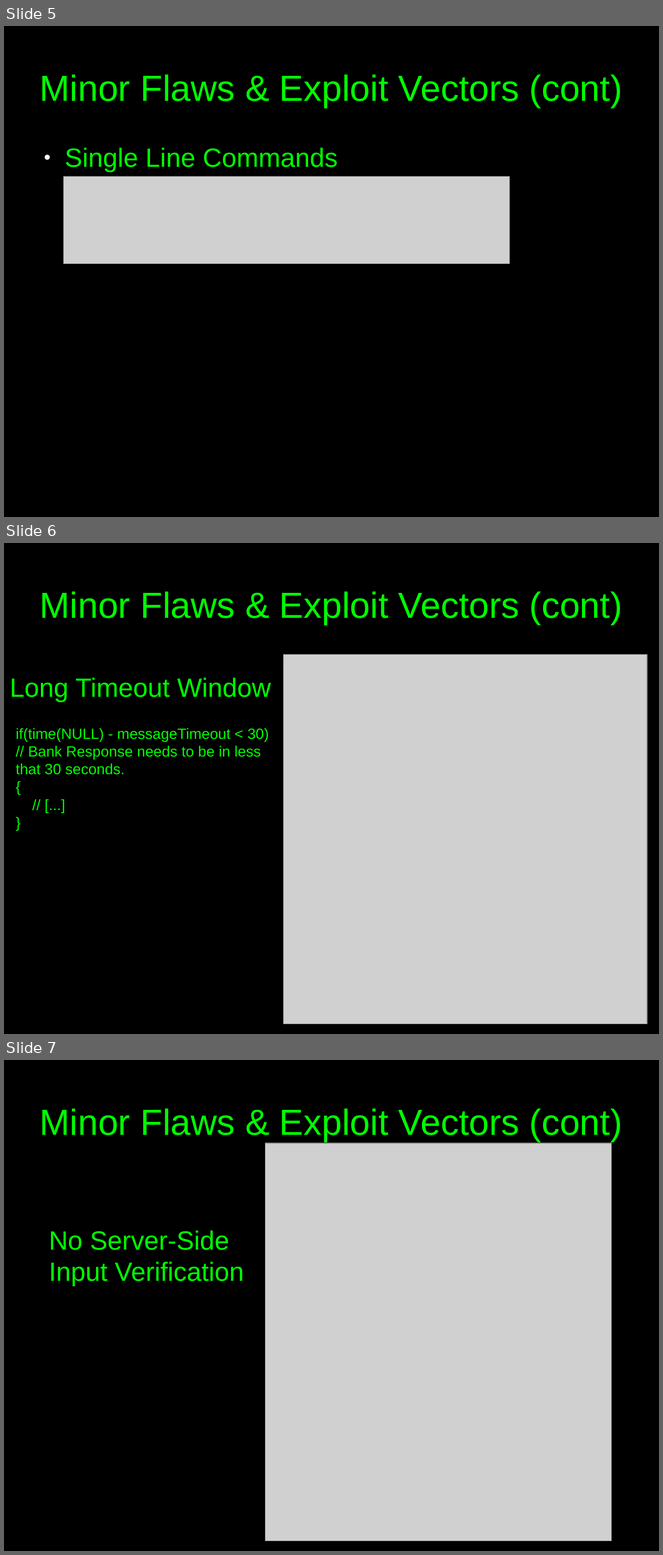
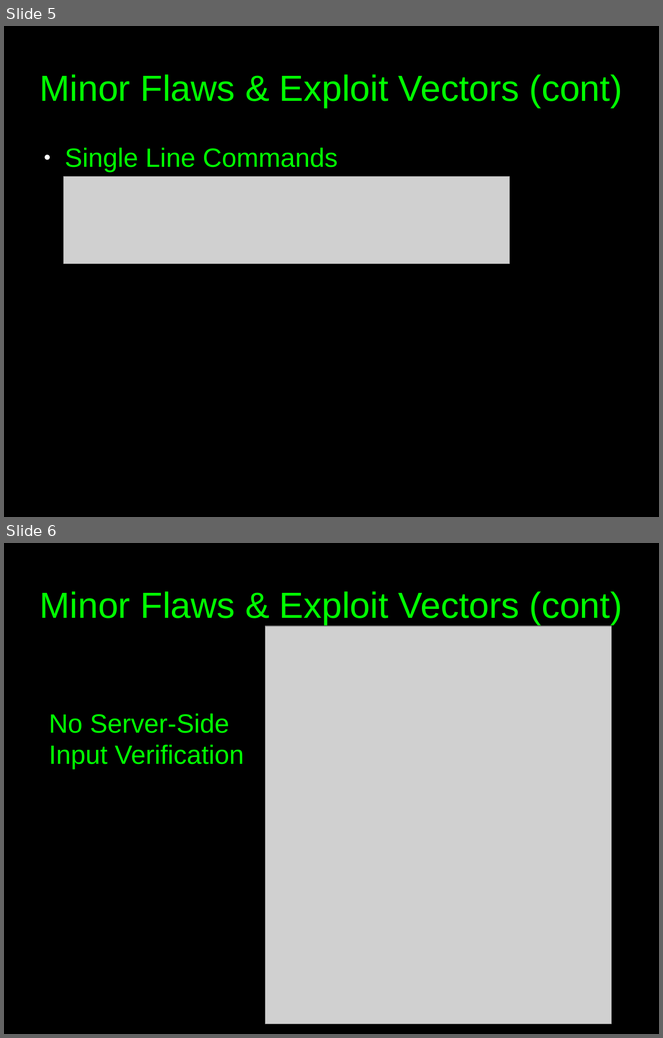
Before and after one commit to c00w/Crypto-Final-Project, a slide deck: Attack Presentation.odp. Shown one above the other, each under a label of ours: slides 5, 6 and 7 before the commit, slides 5 and 6 after it. The pictures are 663x1555 and 663x1038 pixels, drawn with LibreOffice and Linux fonts; fonts in the diff are those of the drawing; grey boxes stand for pictures. Boxes give left, top, right and bottom in pixels: in the first picture for what was removed or moved away, otherwise in the second. Text is boxed around its words. In the diff, an @@ line names an element or a change of style, - is before the commit and + after.

Commit message:
removed timeout

```diff
--- a/Attack Presentation.odp
+++ b/Attack Presentation.odp
@@ slide 6 removed at (x1=4, y1=543, x2=659, y2=1034), background #000000 @@
@@ title removed at (x1=40, y1=591, x2=622, y2=625) @@
-Minor Flaws & Exploit Vectors (cont)
@@ picture removed at (x1=283, y1=655, x2=647, y2=1025) @@
@@ text removed at (x1=10, y1=678, x2=271, y2=703) @@
-Long Timeout Window
@@ text removed at (x1=16, y1=728, x2=269, y2=775) @@
-if(time(NULL) - messageTimeout < 30) // Bank Response needs to be in less that 30 seconds.
-{
-// [...]
-}
@@ what was slide 7 is now slide 6 @@
```
